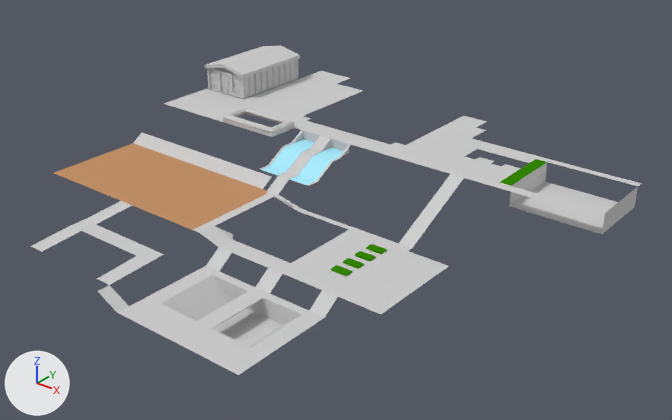
Before and after pictures for a commit that changed the Blender file _Models/map.blend.
Rendered twice from a camera (50 mm lens) standing at (686.0, -845.0, 425.0) and looking at (76.0, -82.0, -48.0). Every picture has the same lights, and +X, +Y and +Z are marked at lower left.

The first picture shows 'gym', 'walkroad'.
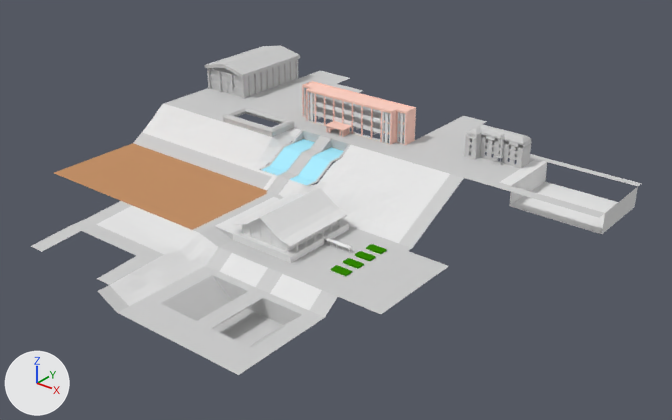
Changed parts and their boxes [x1, y1, x2, y2] in the pictures (672 x 420 px; the box of a moved part takes in the faces that stretch with it):
'terrain', shown: after [96, 104, 638, 310]
'teacher_building', shown: after [232, 187, 352, 263]
'school_walls', shown: after [302, 81, 416, 145]
'director_building', shown: after [464, 124, 532, 168]
part 1 of me_grelha, added: after [500, 159, 638, 234]
part 2 of me_grelha, moved or reshaped (not visible before): after [360, 163, 431, 235]
part 3 of me_ground, cut back: before [478, 145, 638, 234]; after [501, 158, 535, 171]
part 4 of me_ground, moved or reshaped: [164, 71, 341, 122] in both

The change, as a list of edits to the scene's bpy script:
```text
Change me_grelha:
    used by ob_terrain; parent = ob_collisions; location = (0.0, 0.0, 0.0)
    verts and faces of me_grelha; kept vertices keep their numbers, new ones are numbered from 422
    before: 128 (139.0, -95.0, -46.0), 129 (139.0, -86.0, -44.0), 130 (139.0, -77.0, -36.0), 132 (139.0, -58.0, -23.0), 133 (139.0, -48.0, -15.0)
    before: 134 (140.0, -38.0, -11.0), 135 (142.0, -29.0, -8.0), 136 (141.0, -21.0, -6.0), 137 (139.0, -13.0, -4.0), 142 (150.0, -57.0, -23.0)
    before: 143 (151.0, -46.0, -16.0), 144 (151.0, -36.0, -12.0), 145 (151.0, -28.0, -9.0), 146 (150.0, -21.0, -7.0)
    remove me_grelha.from_pydata(...)  # 422 vertices, 323 faces; spans x -256.0..180.0, y -357.0..-4.0, z -62.0..1.0
    add me_grelha.from_pydata(...)  # 542 vertices, 421 faces; spans x -256.0..360.0, y -357.0..96.0, z -62.0..1.0
    me_grelha part 1: a new loose piece of 120 vertices spanning x 235.0..360.0, y 10.0..96.0, z -25.0..0.0, in mat_terrain (white #e7e7e7)
    me_grelha part 2
    add for i in [128, 129, 130, 132, 133, 137, 142, 146]: verts[i] += (-1.0, 0.0, 0.0)
    add for i in [134, 143, 144, 145]: verts[i] += (-2.0, 0.0, 0.0)
    add verts[135] = (138.0, -29.0, -8.0)  # moved, pixel (407, 178)
    add verts[136] = (138.0, -21.0, -6.0)  # moved, pixel (411, 173)
Change me_ground:
    where me_ground.from_pydata(...)  # 321 vertices, 209 faces; spans x -128.0..180.0, y -186.0..102.0, z -42.0..5.0
    used by ob_walkroad; parent = ob_collisions; location = (0.0, 0.0, 0.0)
    verts and faces of me_ground; kept vertices keep their numbers, new ones are numbered from 321
    before: 53 (125.0, 5.0, 0.0) at pixel (511, 185), 99 (125.0, 48.0, 0.0) at pixel (547, 162), 103 (180.0, 48.0, 0.0) at pixel (637, 186), 105 (180.0, 5.0, 0.0) at pixel (605, 213), 107 (125.0, 5.0, -12.0) at pixel (509, 206)
    before: 108 (125.0, 48.0, -12.0) at pixel (545, 181), 109 (180.0, 48.0, -12.0) at pixel (634, 206), 110 (180.0, 5.0, -12.0) at pixel (602, 234), 111 (118.0, 5.0, 0.0) at pixel (499, 182), 113 (118.0, 48.0, 0.0) at pixel (535, 159)
    before: 115 (118.0, 30.0, 0.0) at pixel (521, 168), 116 (118.0, 40.0, 0.0) at pixel (529, 163), 278 (82.0, 40.0, 0.0) at pixel (477, 149), 280 (82.0, 48.0, 0.0) at pixel (484, 145), 281 (118.0, 40.0, 0.0) at pixel (529, 163)
    before: 282 (118.0, 48.0, 0.0) at pixel (535, 159), 291 (107.0, 26.0, 0.0) at pixel (501, 166), 293 (118.0, 26.0, 0.0) at pixel (517, 170), 297 (107.0, 30.0, 0.0) at pixel (505, 164), 298 (118.0, 30.0, 0.0) at pixel (521, 168)
    before: 261 (-91.0, -2.0, 0.0) at pixel (223, 106), 262 (-91.0, 3.0, 0.0) at pixel (228, 105), 267 (-91.0, -23.0, 0.0) at pixel (200, 115), 271 (-91.0, 18.0, 0.0) at pixel (243, 99), 272 (-128.0, 18.0, 0.0) at pixel (206, 88)
    before: 275 (-91.0, 102.0, 0.0) at pixel (321, 70)
    me_ground part 3
    add delete_vertices([*range(107, 111), 281, 298])  # with the faces that use them
    add delete_faces([(53, 99, 113, 116, 115, 111)])
    add faces += [(116, 282, 280, 278), (115, 297, 291, 293)]  # mat_estrada (light grey #cecece)
    me_ground part 4
    add for i in [261, 262, 267, 275]: verts[i] += (-1.0, 0.0, 0.0)
    add verts[271] = (-92.0, 19.0, 0.0)  # moved, pixel (243, 98)
    add verts[272] = (-128.0, 19.0, 0.0)  # moved, pixel (207, 88)
Change ob_terrain:
    remove ob_terrain.hide_viewport = True
Change ob_director_building:
    remove ob_director_building.hide_viewport = True
Change ob_school_walls:
    remove ob_school_walls.hide_viewport = True
Change ob_teacher_building:
    remove ob_teacher_building.hide_viewport = True
```
